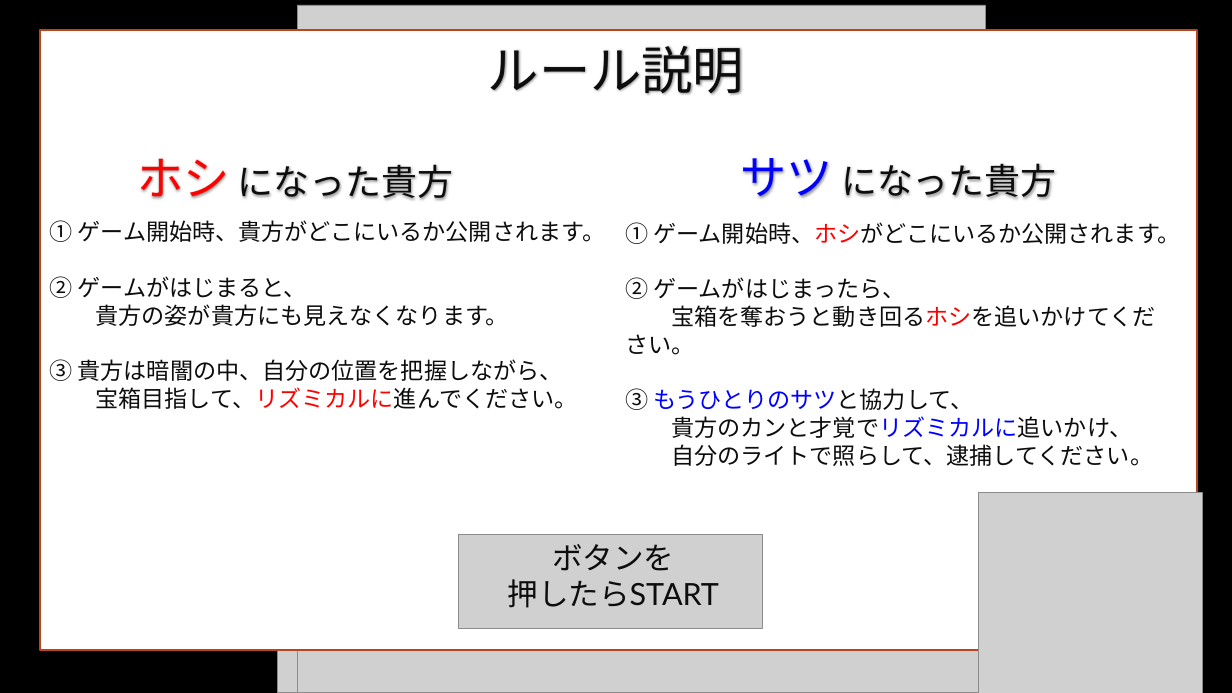
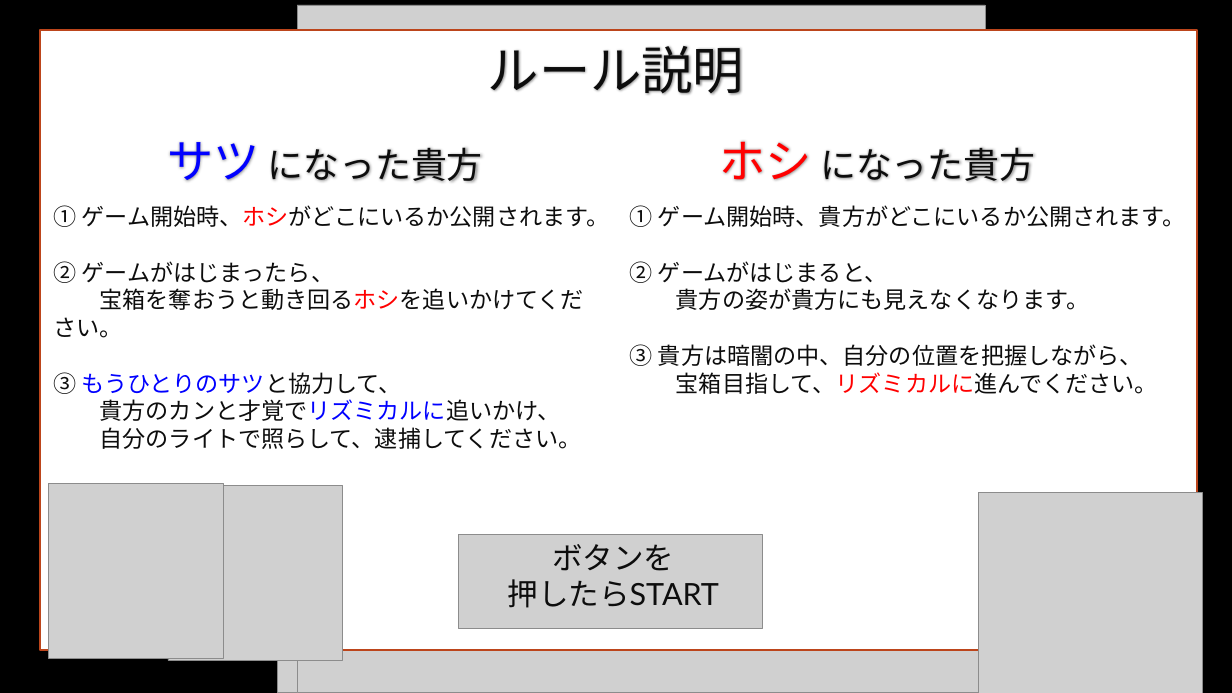
Before and after one commit to takashi1400/dorokeiNakamuraFork, a slide deck: slide 2 of Dorokei/Documents/タイトル画面・説明画面案（イメージ）.pptx. Drawn at 1232x693 pixels with LibreOffice and Linux fonts; fonts in the diff are those of the drawing; grey boxes stand for pictures; background and template pictures are left out. Boxes give left, top, right and bottom in pixels: in the first picture for what was removed or moved away, otherwise in the second. Text is boxed around its words. In the diff, an @@ line names an element or a change of style, - is before the commit and + after.

Commit message:
説明画面修正

```diff
--- a/Dorokei/Documents/タイトル画面・説明画面案（イメージ）.pptx
+++ b/Dorokei/Documents/タイトル画面・説明画面案（イメージ）.pptx
@@ text "サツ になった貴方": place and size @@
-text "サツ になった貴方" at [741, 158, 1056, 199]
+text "サツ になった貴方" at [167, 142, 482, 182]
@@ text "ホシ になった貴方": place and size @@
-text "ホシ になった貴方" at [137, 158, 453, 200]
+text "ホシ になった貴方" at [720, 141, 1035, 182]
@@ text "① ゲーム開始時、ホシがどこにいるか公開されます。": place and size @@
-text "① ゲーム開始時、ホシがどこにいるか公開されます。" at [625, 222, 1181, 466]
+text "① ゲーム開始時、ホシがどこにいるか公開されます。" at [53, 205, 610, 449]
@@ text "① ゲーム開始時、貴方がどこにいるか公開されます。": place and size @@
-text "① ゲーム開始時、貴方がどこにいるか公開されます。" at [49, 220, 606, 409]
+text "① ゲーム開始時、貴方がどこにいるか公開されます。" at [630, 205, 1186, 394]
@@ picture added at [49, 483, 224, 658] @@
@@ picture added at [168, 485, 343, 660] @@
```
